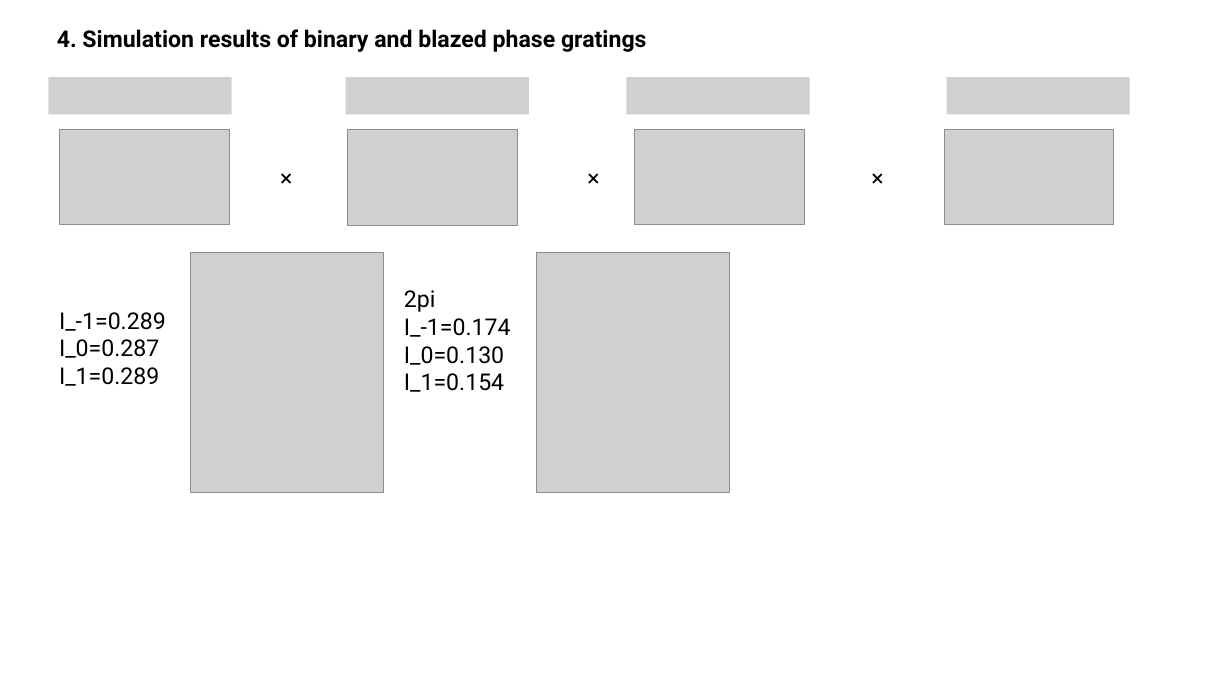
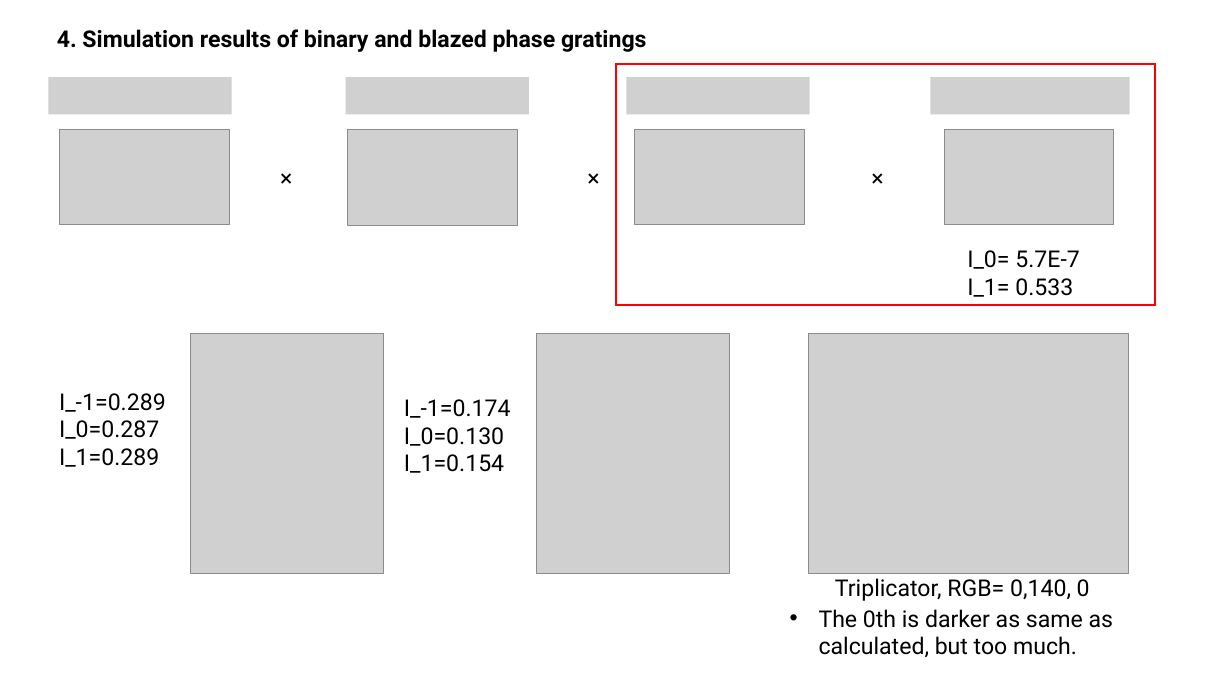
Before and after one commit to SSSSSGGGGGG/Computer-Generate-Hologram, a slide deck: slide 6 of Simulation of phase gratings_not 2pi.pptx (slide 7 before the commit). Drawn at 1232x693 pixels with LibreOffice and Linux fonts; fonts in the diff are those of the drawing; grey boxes stand for pictures. Boxes give left, top, right and bottom in pixels: in the first picture for what was removed or moved away, otherwise in the second. Text is boxed around its words. In the diff, an @@ line names an element or a change of style, - is before the commit and + after.

```diff
--- a/Simulation of phase gratings_not 2pi.pptx
+++ b/Simulation of phase gratings_not 2pi.pptx
@@ rectangle added at (616,65,1155,305), outline #FF0000 1.5 pt @@
@@ picture: place and size @@
-picture at (946,78,1129,115)
+picture at (931,78,1130,115)
@@ text added at (967,250,1080,297), 18 pt, text #000000 @@
+I_0= 5.7E-7 I_1= 0.533
@@ text at (404,290,436,312): paragraph removed @@
-2pi
@@ picture added at (809,334,1129,574) @@
@@ 2 pictures, 2 texts: place and size @@
-2 pictures, 2 texts at (59,252,729,493)
+2 pictures, 2 texts at (59,334,729,574)
@@ text added at (835,578,1090,601), 18 pt, text #000000 @@
+Triplicator, RGB= 0,140, 0
@@ text added at (819,609,1113,657), 18 pt, text #000000 @@
+• The 0th is darker as same as calculated, but too much.
```
Also in this commit, not shown: 6 other slides changed, 1 slide added, 5 slides removed, 8 other files.
